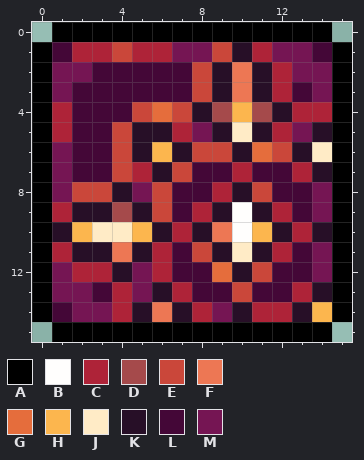
Pixel-art sprite, stored at Items/Weapons/WhaleBuff.png. Above: the version before the commit.
The file is 32x32 pixels, drawn in blocks of 2x2; one block is one cell here.
Palette (. is transparent): A #000000  B #fffefd  C #ae2338  D #a54a4b  E #ca473a  F #ed7754  G #e56d3c  H #fcb64e  J #ffebc6  K #270f27  L #440737  M #751553
Pixels before, first column x 0:
 0 .AAAAAAAAAAAAAA.
 1 ALCCECCMMEKCMMLA
 2 AMMLLLLLEKFKCMMA
 3 AMLLLLLLEKFKCLMA
 4 ACLLLEGEKDHDKCCA
 5 ACLLEKKCMKJKCMKA
 6 AMLLEKHKEEKGEKJA
 7 AMLLECKELLCLLCKA
 8 AMEEKMELLCKELLMA
 9 ACKKDKELCKBKCLMA
10 AKHJJHKCKFBHKCKA
11 ACKKFKCLEKJKCLMA
12 AMCCKMCLLGKELLMA
13 AMMLCMKCLLELLCKA
14 ALMMCKFKCMKCCKHA
15 .AAAAAAAAAAAAAA.
Once edited:
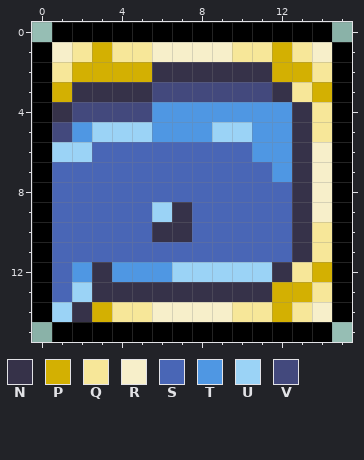
Colours new in this view: N #363249  P #d3b002  Q #f7e799  R #f7efca  S #4966b6  T #4f97e3  U #9bd3f6  V #43497d
Changes in this commit:
Changed rows in their new state; - is an unchanged pixel.
first column x 1:
 1 RQPQQRRRRQQPQR
 2 QPPPPNNNNNNPPQ
 3 PNNNNVVVVVVNQP
 4 NVVVVTTTTTTTNQ
 5 VTUUUTTTUUTTNQ
 6 UUSSSSSSSSTTNR
 7 SSSSSSSSSSSTNR
 8 SSSSSSSSSSSSNR
 9 SSSSSUNSSSSSNR
10 SSSSSNNSSSSSNQ
11 SSSSSSSSSSSSNQ
12 STNTTTUUUUUNQP
13 SUNNNNNNNNNPPQ
14 UNPQQRRRRQQPQR
Changed places in both pictures, as pixel boxes (x1, y1, x2, y2):
changed: (52, 42, 332, 322)
